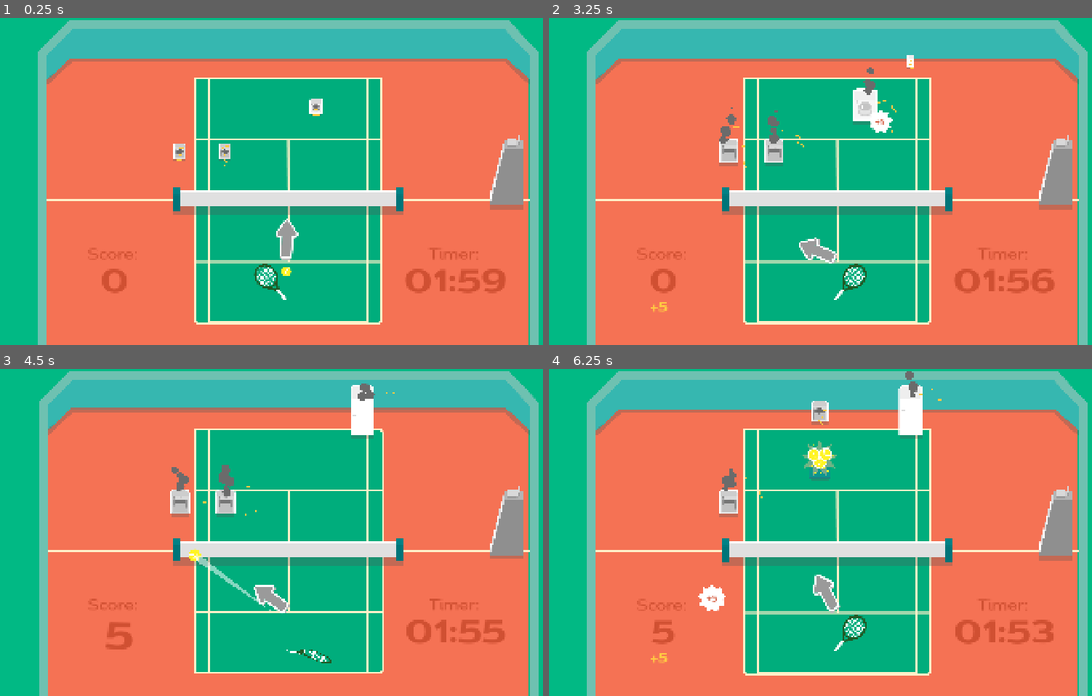
Above: before the commit, frames 1-4 (two rows, left to right).
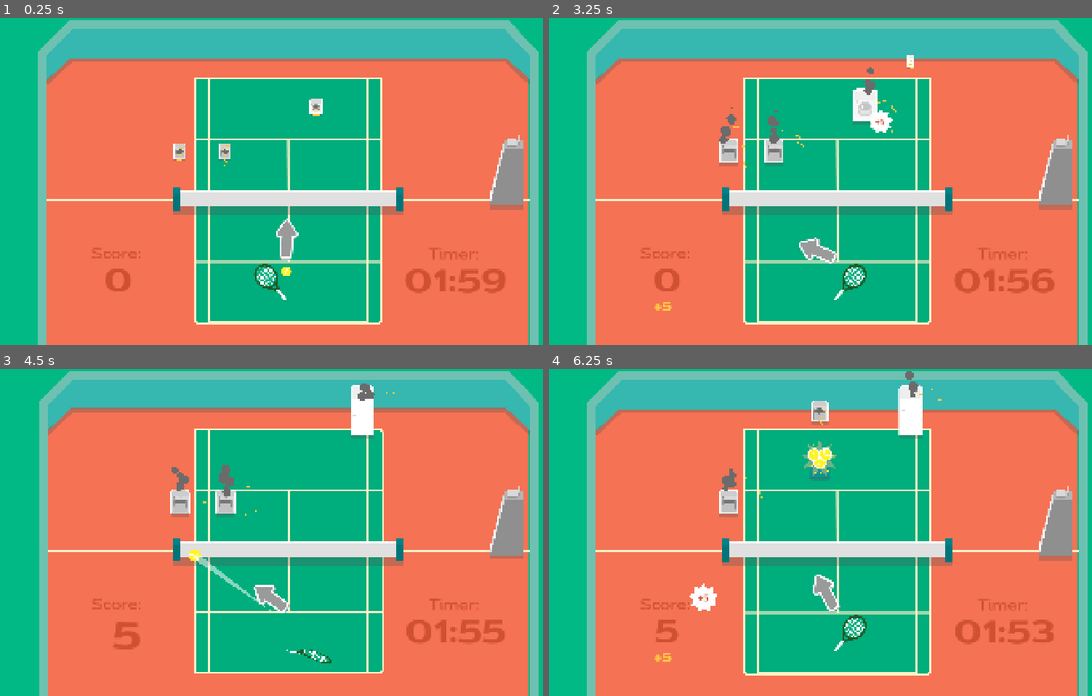
Above: after the commit, the same moments.

Repository: VeryKoolGames/ace_electromenager
Game: Godot game, scene res://Assets/Scenes/Main/main.tscn
Two runs of this game, one before a commit and one after it. Both use one fixed random seed, a clock stepped at 60 frames per second and the inputs below. The engine's default icon, where the game draws it, is replaced by a stand-in: a white triangle on a blue panel in a dark square.
Inputs (mouse positions are in pixels of both pictures, inside the frame that each line leads up to):
- Up to frame 1 (0.25 s): no input
- Up to frame 2 (3.25 s): move the mouse to (967, 165) at 0.52 s; press the mouse at (967, 165) at 0.53 s; move the mouse to (722, 197) at 1.27 s; release the mouse at (722, 197) at 1.28 s; click (722, 197) at 1.35 s; move the mouse to (896, 109) at 2.02 s; press the mouse at (896, 109) at 2.03 s; move the mouse to (809, 246) at 2.77 s; release the mouse at (809, 246) at 2.78 s; click (809, 246) at 2.85 s
- Up to frame 3 (4.5 s): move the mouse to (461, 581) at 3.52 s; press the mouse at (461, 581) at 3.53 s; move the mouse to (114, 483) at 4.27 s; release the mouse at (114, 483) at 4.28 s; click (114, 483) at 4.35 s
- Up to frame 4 (6.25 s): move the mouse to (863, 532) at 5.02 s; press the mouse at (863, 532) at 5.03 s; move the mouse to (749, 450) at 5.77 s; release the mouse at (749, 450) at 5.78 s; click (749, 450) at 5.85 s

The runs differ from the first frame. In frame 1, 0.2% of the frame differs, in the area x 16-26%, y 70-85%; in frame 2, 0.3%; in frame 3, 0.3%; in frame 4, 0.5%, in the area x 16-33%, y 65-90%.

Commit message:
add main music

Diff:
--- a/Assets/Scenes/Main/main.tscn
+++ b/Assets/Scenes/Main/main.tscn
@@ -25,6 +25,7 @@
 [ext_resource type="PackedScene" uid="uid://ciqr4oulck4q" path="res://Assets/Scenes/PowerUps/power_up_rebound_shot.tscn" id="14_cl72i"]
 [ext_resource type="PackedScene" uid="uid://18cfkcpcdxsb" path="res://Assets/Scenes/UI/power_up_line_ui.tscn" id="14_d2pdc"]
 [ext_resource type="Script" uid="uid://dqf24e5p7812r" path="res://Assets/Scripts/camera.gd" id="19_oaiys"]
+[ext_resource type="AudioStream" uid="uid://dsvbg3xv1on2e" path="res://Assets/Sounds/main_music.mp3" id="26_dacag"]
 
 [sub_resource type="RectangleShape2D" id="RectangleShape2D_c83bt"]
 size = Vector2(754, 8)
@@ -279,11 +280,15 @@
 size_flags_horizontal = 0
 
 [node name="ScoreManager" type="VBoxContainer" parent="GameUI"]
-layout_mode = 2
-offset_left = 298.0
-offset_top = 749.0
-offset_right = 474.0
-offset_bottom = 976.0
+layout_mode = 1
+anchors_preset = 2
+anchor_top = 1.0
+anchor_bottom = 1.0
+offset_left = 249.0
+offset_top = -331.0
+offset_right = 549.0
+offset_bottom = -104.0
+grow_vertical = 0
 theme_override_constants/separation = 0
 script = ExtResource("3_tmbkf")
 score_ui_component_scene = ExtResource("5_umyng")
@@ -298,6 +303,7 @@
 vertical_alignment = 1
 
 [node name="ScoreLabel" type="Label" parent="GameUI/ScoreManager"]
+custom_minimum_size = Vector2(300, 0)
 layout_mode = 2
 theme_override_colors/font_color = Color(0.815686, 0.313726, 0.196078, 1)
 theme_override_fonts/font = ExtResource("6_yehcq")
@@ -723,3 +729,7 @@
 [node name="Camera2D" type="Camera2D" parent="."]
 anchor_mode = 0
 script = ExtResource("19_oaiys")
+
+[node name="AudioStreamPlayer2D" type="AudioStreamPlayer2D" parent="."]
+stream = ExtResource("26_dacag")
+autoplay = true
Not shown: 1 places in Assets/Scenes/Main/main.tscn that only renumber resources
Not shown, added: Assets/Sounds/main_music.mp3.import
Not shown, added: Assets/Sounds/main_music.mp3
